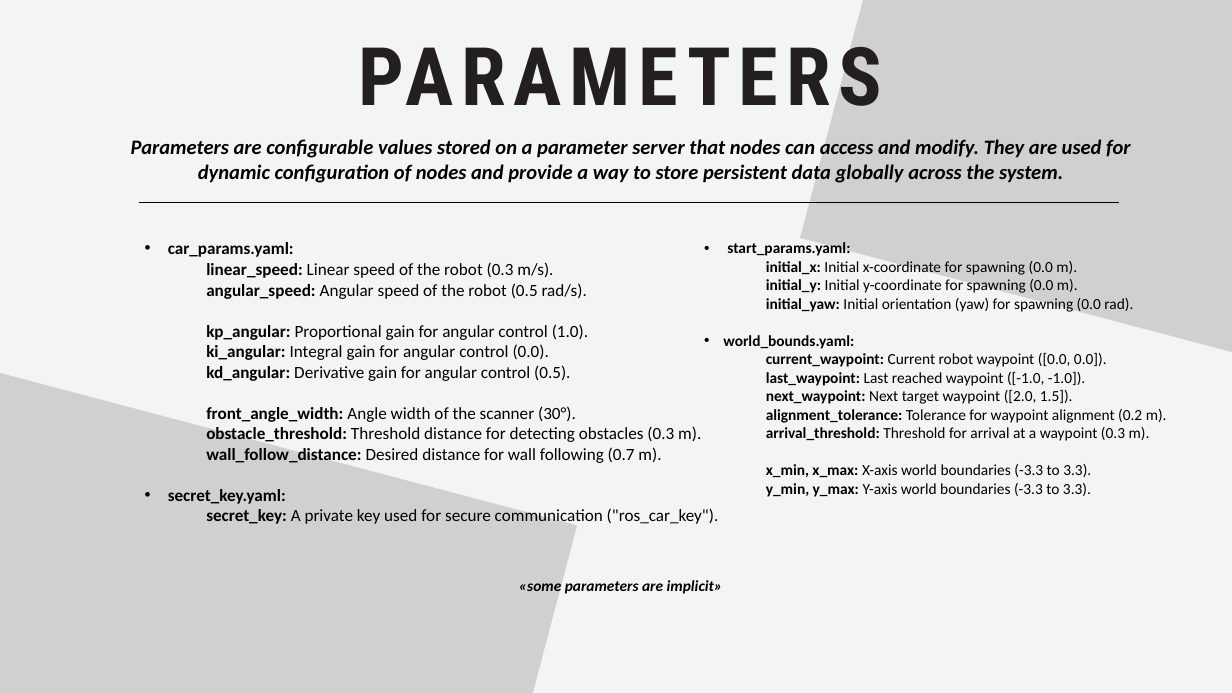
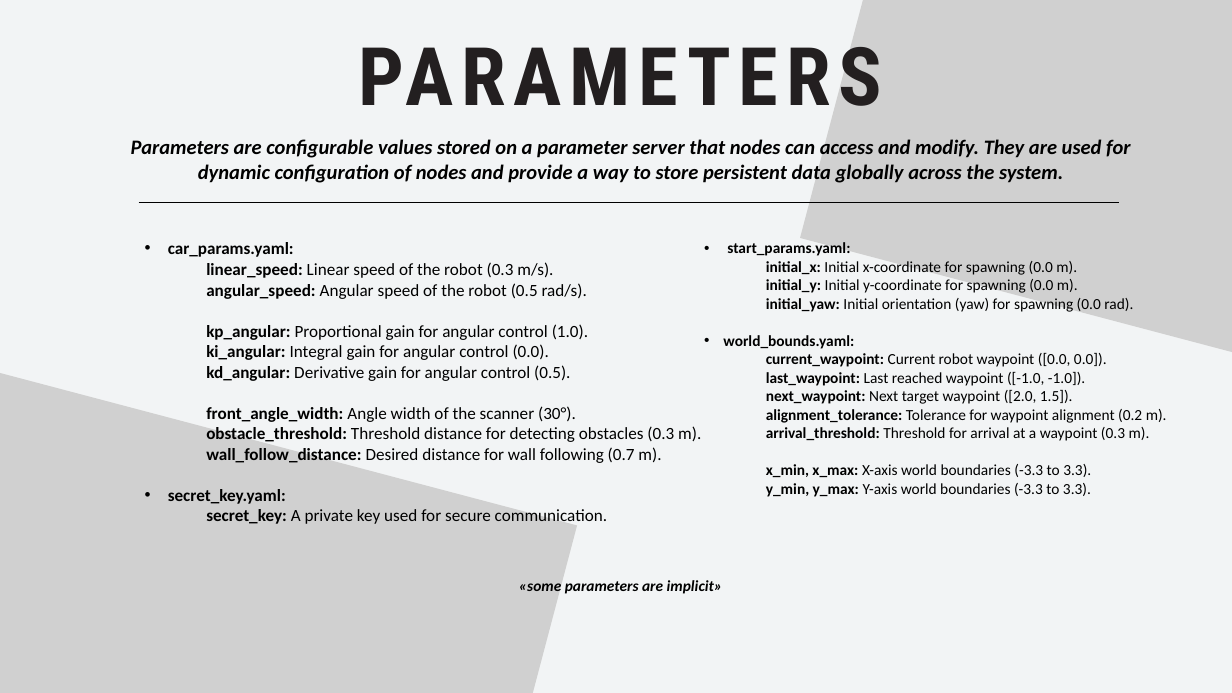
Before and after one commit to Endless077/Simple_CarROS, a slide deck: slide 15 of ros_presentation.pptx. Drawn at 1232x693 pixels with LibreOffice and Linux fonts; fonts in the diff are those of the drawing; grey boxes stand for pictures. Boxes give left, top, right and bottom in pixels: in the first picture for what was removed or moved away, otherwise in the second. Text is boxed around its words. In the diff, an @@ line names an element or a change of style, - is before the commit and + after.

Commit message:
Final ros_presentation.pptx, some graphics fix

```diff
--- a/ros_presentation.pptx
+++ b/ros_presentation.pptx
@@ text at (x1=206, y1=509, x2=608, y2=524): text changed @@
-secret_key: A private key used for secure communication ("ros_car_key").
+secret_key: A private key used for secure communication.
```
Also in this commit, not shown: 1 other file.
